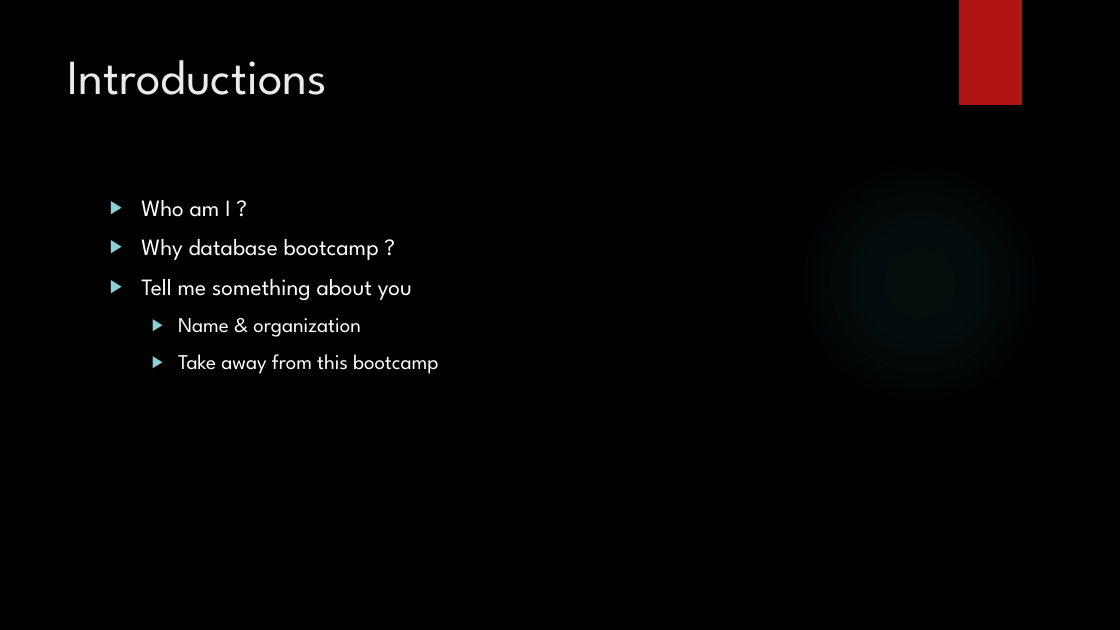
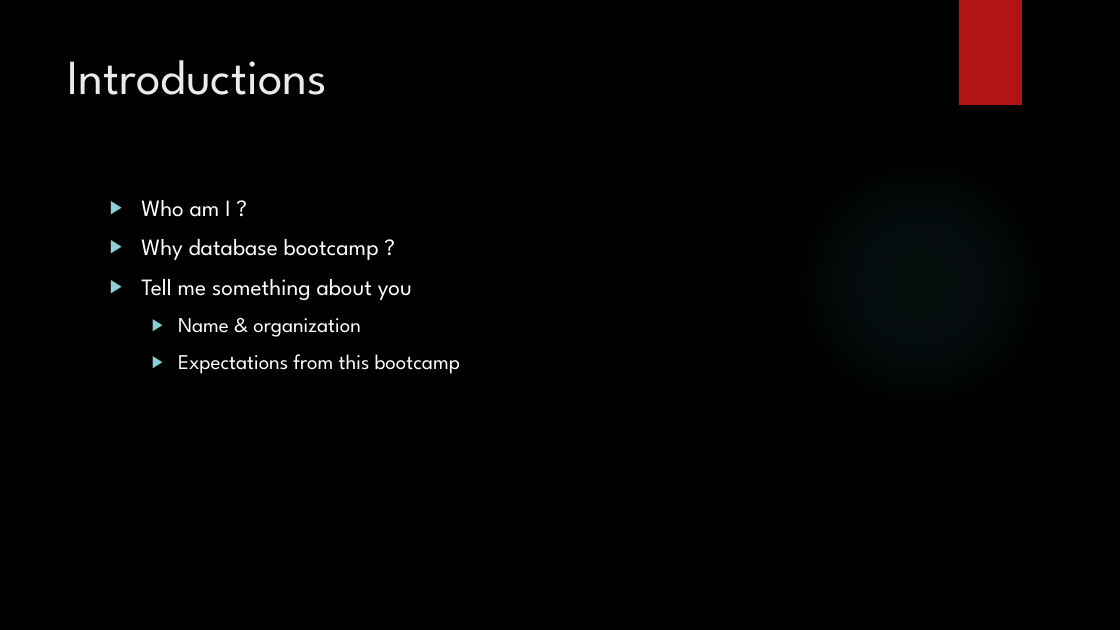
Before and after one commit to zedfoxus/database-bootcamp, a slide deck: slide 2 of Presentation/Database-Bootcamp-Presentation.pptx. Drawn at 1120x630 pixels with LibreOffice and Linux fonts; fonts in the diff are those of the drawing; background and template pictures are left out. Boxes give left, top, right and bottom in pixels: in the first picture for what was removed or moved away, otherwise in the second. Text is boxed around its words. In the diff, an @@ line names an element or a change of style, - is before the commit and + after.

Commit message:
Veriage change; new slide for introduction

```diff
--- a/Presentation/Database-Bootcamp-Presentation.pptx
+++ b/Presentation/Database-Bootcamp-Presentation.pptx
@@ text at bbox=[178, 354, 460, 374]: text changed @@
-  ▶ Take away from this bootcamp
+  ▶ Expectations from this bootcamp
```
Also in this commit, not shown: 1 other slide changed, 2 slides added.
